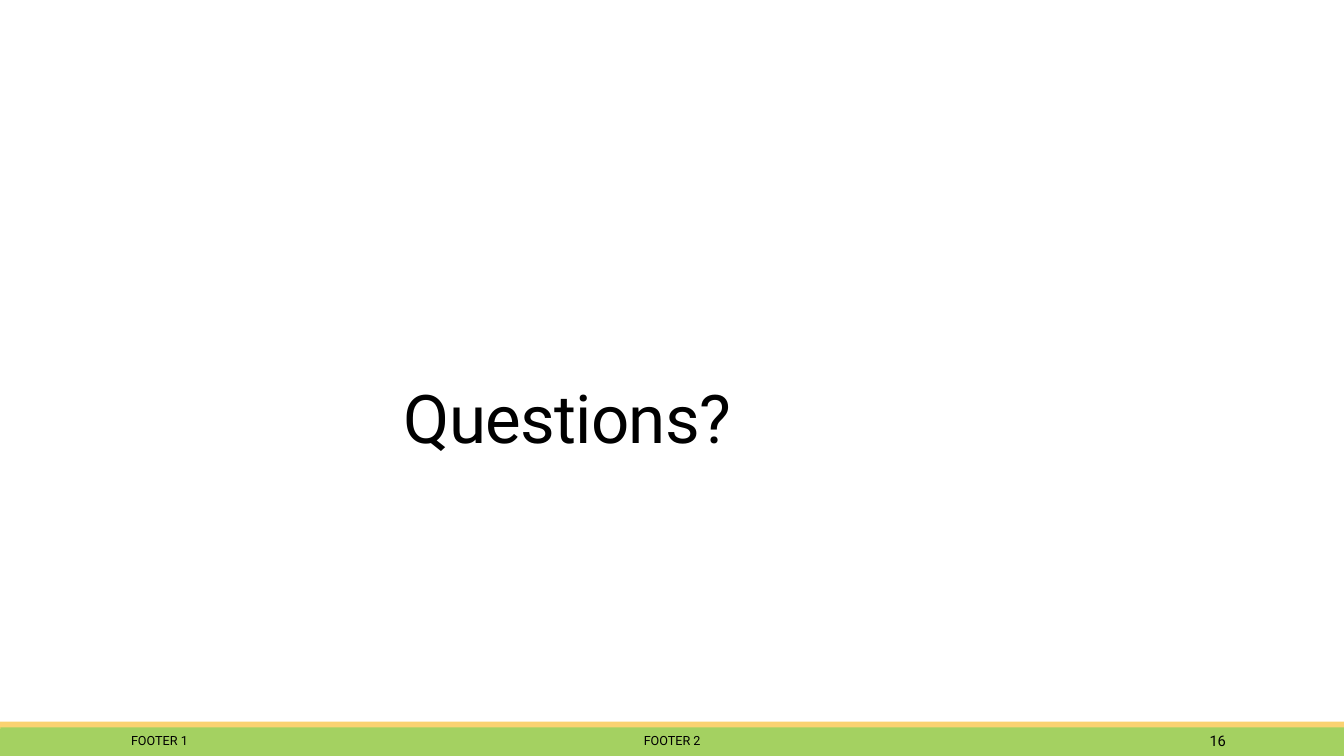
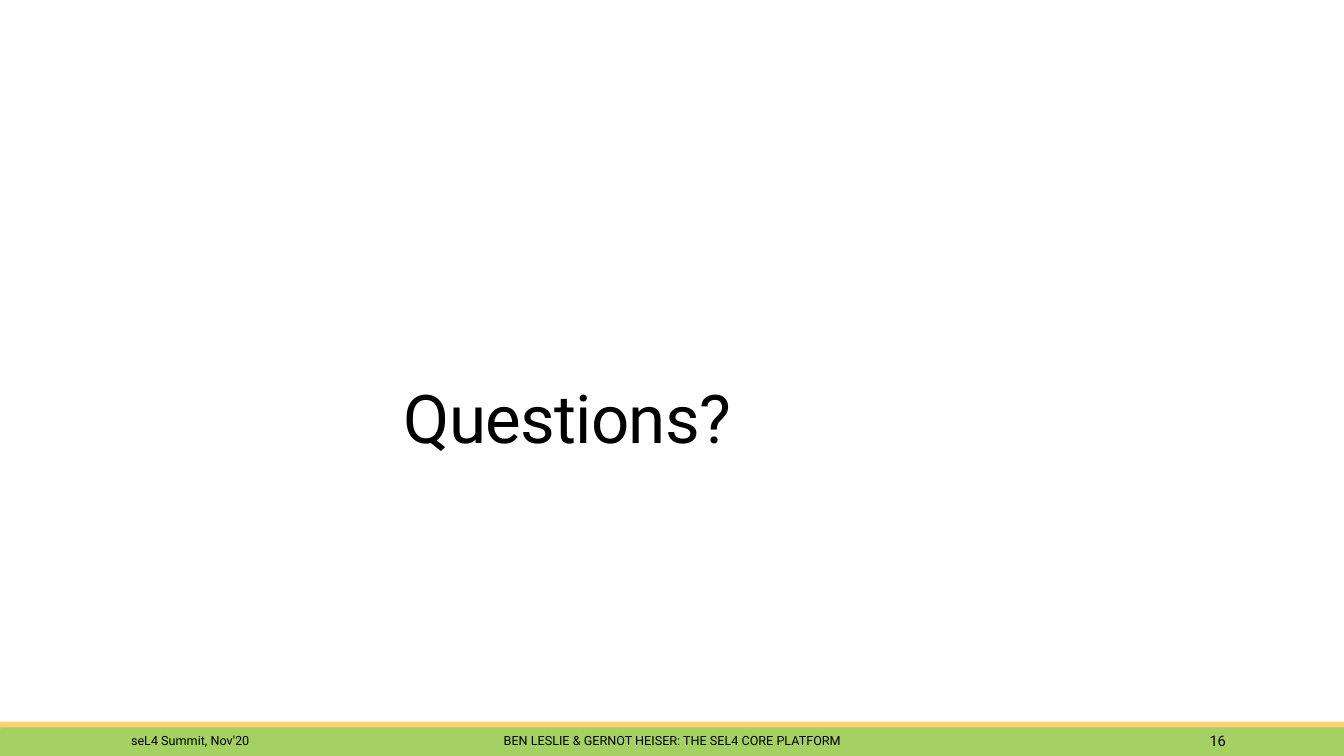
Before and after one commit to BreakawayConsulting/platform-sel4-docs, a slide deck: slide 16 of 2011-summit-platform.pptx. Drawn at 1344x756 pixels with LibreOffice and Linux fonts; fonts in the diff are those of the drawing; background and template pictures are left out. Boxes give left, top, right and bottom in pixels: in the first picture for what was removed or moved away, otherwise in the second. Text is boxed around its words. In the diff, an @@ line names an element or a change of style, - is before the commit and + after.

```diff
--- a/2011-summit-platform.pptx
+++ b/2011-summit-platform.pptx
@@ text at (131,735,250,747): text changed @@
-FOOTER 1
+seL4 Summit, Nov'20
@@ text at (504,736,841,745): text changed @@
-FOOTER 2
+BEN LESLIE & GERNOT HEISER: THE SEL4 CORE PLATFORM
```
Also in this commit, not shown: 2 other slides changed.
